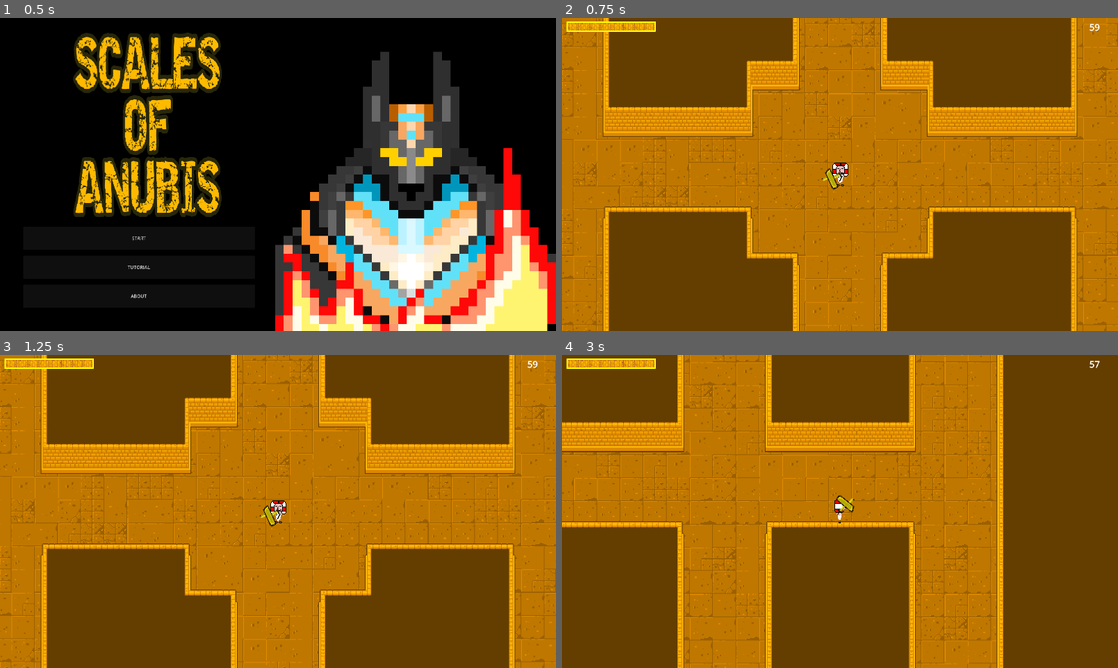
Above: before the commit, frames 1-4 (two rows, left to right).
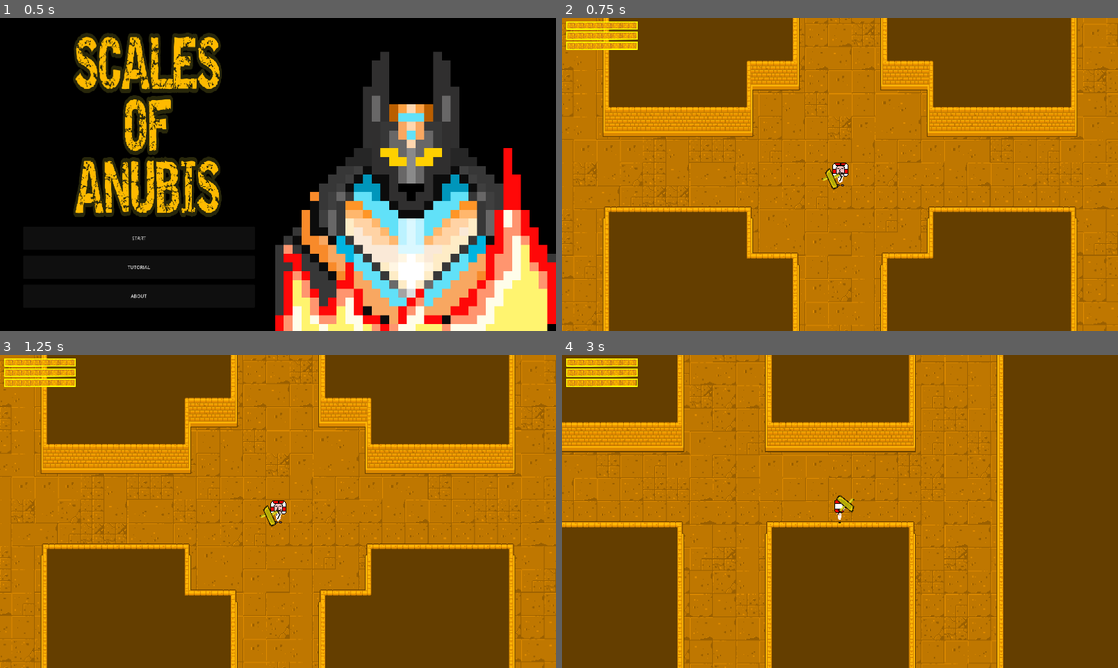
Above: after the commit, the same moments.

Repository: zstenger93/GitHub_Game_Off_2023
Game: Godot game, scene res://Scenes/intro.tscn
Same seed, same stepped clock (60 frames per second), same inputs: the game is played once before the commit and once after it.
Inputs (mouse positions are in pixels of both pictures, inside the frame that each line leads up to):
- Up to frame 1 (0.5 s): no input
- Up to frame 2 (0.75 s): click "START" at 0.5 s
- Up to frame 3 (1.25 s): no input
- Up to frame 4 (3 s): move the mouse to (962, 495) at 1.27 s; press the mouse at (962, 495) at 1.28 s; hold Right (move_right) 1.28-2.03 s; move the mouse to (728, 527) at 2.02 s; release the mouse at (728, 527) at 2.03 s; hold S (move_down) 2.03-2.78 s; right-click (728, 527) at 2.1 s; move the mouse to (895, 442) at 2.77 s; press the mouse at (895, 442) at 2.78 s; hold Right (move_right) from 2.78 s (still down)

Frame 1 is identical in both runs. In frame 2, 1.0% of the frame differs, in the area x 0-97%, y 1-11%; in frame 3, 1.0%; in frame 4, 1.1%.

Commit message:
Added code for progress Bars

Diff:
--- a/Scales_Of_Anubis/Prefabs/player.tscn
+++ b/Scales_Of_Anubis/Prefabs/player.tscn
@@ -11,6 +11,7 @@
 [ext_resource type="Texture2D" uid="uid://0eelcy18mkv1" path="res://Sprites/Themes/progressHealth.png" id="8_8d2h1"]
 [ext_resource type="Script" path="res://Prefabs/TextureProgressBar.gd" id="8_stjkb"]
 [ext_resource type="Texture2D" uid="uid://cbs2cjn1xg8j6" path="res://Sprites/Themes/over.png" id="9_nnko8"]
+[ext_resource type="Script" path="res://Scripts/Time.gd" id="10_5n2ps"]
 
 [sub_resource type="AtlasTexture" id="AtlasTexture_oj1it"]
 atlas = ExtResource("2_gh2i7")
@@ -168,9 +169,6 @@
 
 [sub_resource type="RectangleShape2D" id="RectangleShape2D_7v1nc"]
 size = Vector2(21, 28)
-
-[sub_resource type="LabelSettings" id="LabelSettings_jw3a5"]
-font_size = 32
 
 [sub_resource type="RectangleShape2D" id="RectangleShape2D_g0462"]
 size = Vector2(26, 8.3311)
@@ -199,21 +197,29 @@
 offset_top = 10.0
 offset_right = 1290.0
 offset_bottom = 170.0
-scale = Vector2(0.25, 0.25)
+scale = Vector2(0.2, 0.2)
 texture_over = ExtResource("9_nnko8")
 texture_progress = ExtResource("8_8d2h1")
 script = ExtResource("8_stjkb")
 
-[node name="MapTimerLabel" type="Label" parent="Camera/Canvas"]
-anchors_preset = 1
-anchor_left = 1.0
-anchor_right = 1.0
-offset_left = -160.0
-offset_bottom = 64.0
-text = "Test"
-label_settings = SubResource("LabelSettings_jw3a5")
-horizontal_alignment = 1
-vertical_alignment = 1
+[node name="Time" type="TextureProgressBar" parent="Camera/Canvas"]
+offset_left = 10.0
+offset_top = 80.0
+offset_right = 1290.0
+offset_bottom = 240.0
+scale = Vector2(0.2, 0.2)
+texture_over = ExtResource("9_nnko8")
+texture_progress = ExtResource("8_8d2h1")
+
+[node name="Size" type="TextureProgressBar" parent="Camera/Canvas"]
+offset_left = 10.0
+offset_top = 45.0
+offset_right = 1290.0
+offset_bottom = 205.0
+scale = Vector2(0.2, 0.2)
+texture_over = ExtResource("9_nnko8")
+texture_progress = ExtResource("8_8d2h1")
+script = ExtResource("10_5n2ps")
 
 [node name="khopesh" type="Sprite2D" parent="."]
 position = Vector2(1, 4)
--- a/Scales_Of_Anubis/Scripts/GameController.gd
+++ b/Scales_Of_Anubis/Scripts/GameController.gd
@@ -1,15 +1,16 @@
 extends Node2D
 
 @onready var LevelTimer : Timer = get_node("/root/MainScene/Player/MapTimer")
-@onready var LevelTimeLabel : Label = get_node("/root/MainScene/Player/Camera/Canvas/MapTimerLabel")
+@onready var ProgressBarVal : TextureProgressBar = get_node("/root/MainScene/Player/Camera/Canvas/Time")
 @export var EnemyCount : int = 0
 @export var LevelTime : float = 60
+@export var MaxLevelTime : float = 60
 
 func _ready():
 	LevelTimer.start(LevelTime)
 
 func _process(delta):
-	LevelTimeLabel.text = str(int(LevelTimer.time_left))
+	ProgressBarVal.value = LevelTimer.time_left / MaxLevelTime * 100
 	if LevelTimer.is_stopped():
 		GlobalVariable.sceneGlobal = GlobalVariable.sceneGlobal + 1
 		if GlobalVariable.sceneGlobal == 2:
--- a/Scales_Of_Anubis/Scripts/Player.gd
+++ b/Scales_Of_Anubis/Scripts/Player.gd
@@ -15,10 +15,11 @@
 var damage : float = 10
 var scaleModifier : float = 0.05
 var passiveRegen : float = 1.8
-var size : float = 1.0
+@export var size : float = 1.0
 var passiveScale : float = 0.01
 var thrown : int = 0
 var shieldBlockValue : int = 5
+@export var maxSize : float = 3.4
 
 
 func changeSceneDeath():
@@ -138,7 +139,7 @@
 	health += passiveRegen / 60
 	if (size > 1):
 		size -= passiveScale / 60
-	if (size > 3.4):
+	if (size > maxSize):
 		changeSceneDeath()
 	if health > maxHealth:
 		health = maxHealth
--- /dev/null
+++ b/Scales_Of_Anubis/Scripts/Time.gd
@@ -0,0 +1,10 @@
+extends TextureProgressBar
+
+@onready var Player : CharacterBody2D = get_node("/root/MainScene/Player")
+
+func _process(delta):
+	update()
+
+
+func update():
+	value = (1 - (Player.size - 1) / (Player.maxSize - 1)) * 100
Renamed: Scales_Of_Anubis/Prefabs/ProgressBar.gd -> Scales_Of_Anubis/Scripts/ProgressBar.gd
